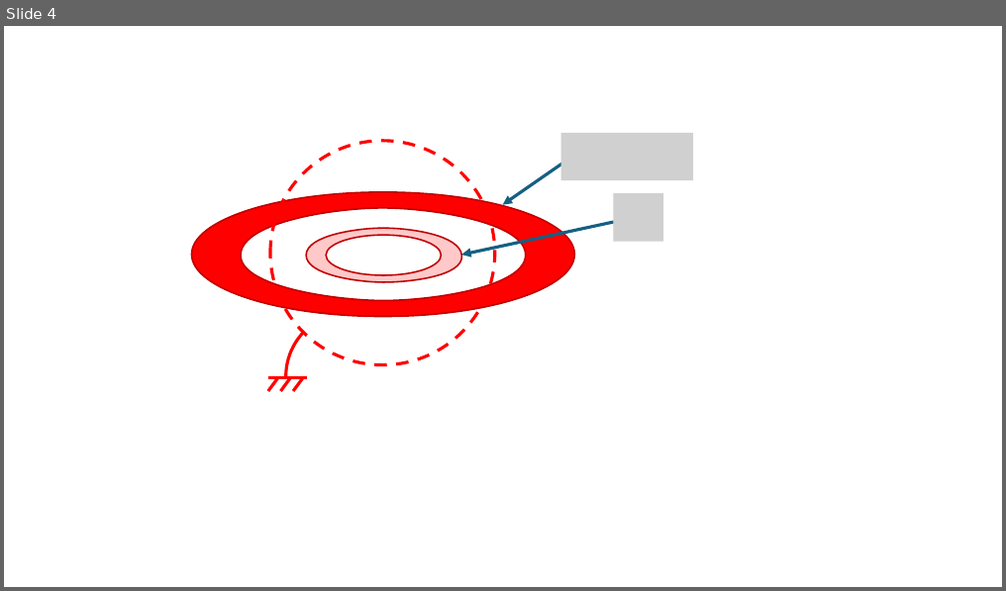
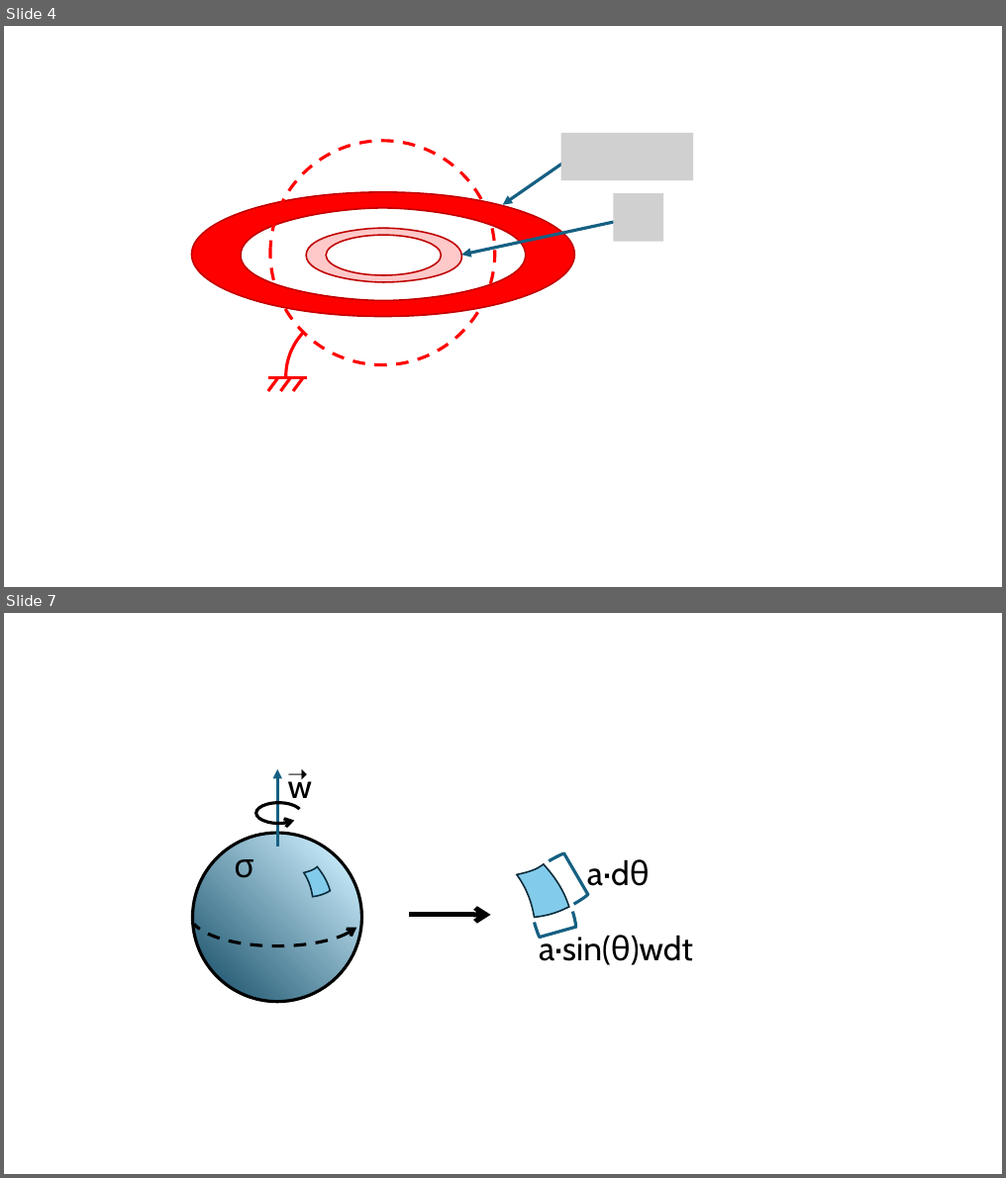
Before and after one commit to GuillermoRegodon/jupyter-em1fisuco-problemas, a slide deck: images/Images.pptx. Shown one above the other, each under a label of ours: slide 4 before the commit, slides 4 and 7 after it; the slides between them are not shown. The pictures are 1006x591 and 1006x1178 pixels, drawn with LibreOffice and Linux fonts; fonts in the diff are those of the drawing; grey boxes stand for pictures. Boxes give left, top, right and bottom in pixels: in the first picture for what was removed or moved away, otherwise in the second. Text is boxed around its words. In the diff, an @@ line names an element or a change of style, - is before the commit and + after.

```diff
--- a/images/Images.pptx
+++ b/images/Images.pptx
@@ slide 7 added at [4, 613, 1002, 1174], background #FFFFFF @@
@@ text added at [280, 754, 321, 791], 24 pt, text #000000 @@
+➝
@@ arrow added from (277, 847) to (277, 769), #156082 3 pt @@
@@ text added at [288, 770, 312, 806], 32 pt, text #000000 @@
+w
@@ arc (boxed as its full ellipse) added at [256, 803, 301, 824], outline #000000 3 pt @@
@@ ellipse added at [193, 833, 361, 1002], fill gradient #C1E5F5 to #104862, outline #000000 3 pt @@
@@ text added at [234, 860, 254, 878], 32 pt, text #000000 @@
+σ
@@ freeform shape added at [304, 866, 331, 897], fill #83CBEB, outline #092A39 1.5 pt @@
@@ freeform shape added at [517, 864, 569, 918], fill #83CBEB, outline #092A39 1.5 pt @@
@@ left bracket added at [548, 853, 589, 904], outline #156082 3 pt @@
@@ text added at [587, 860, 649, 893], 32 pt, text #000000 @@
+a·dθ
@@ arc (boxed as its full ellipse) added at [190, 883, 364, 947], outline #000000 3 pt dashed @@
@@ arrow added from (409, 915) to (491, 915), #000000 4.75 pt @@
@@ left bracket added at [534, 912, 576, 938], outline #156082 3 pt @@
@@ text added at [539, 933, 693, 965], 32 pt, text #000000 @@
+a·sin(θ)wdt
```
Also in this commit, not shown: 2 other slides added, 26 other files.
